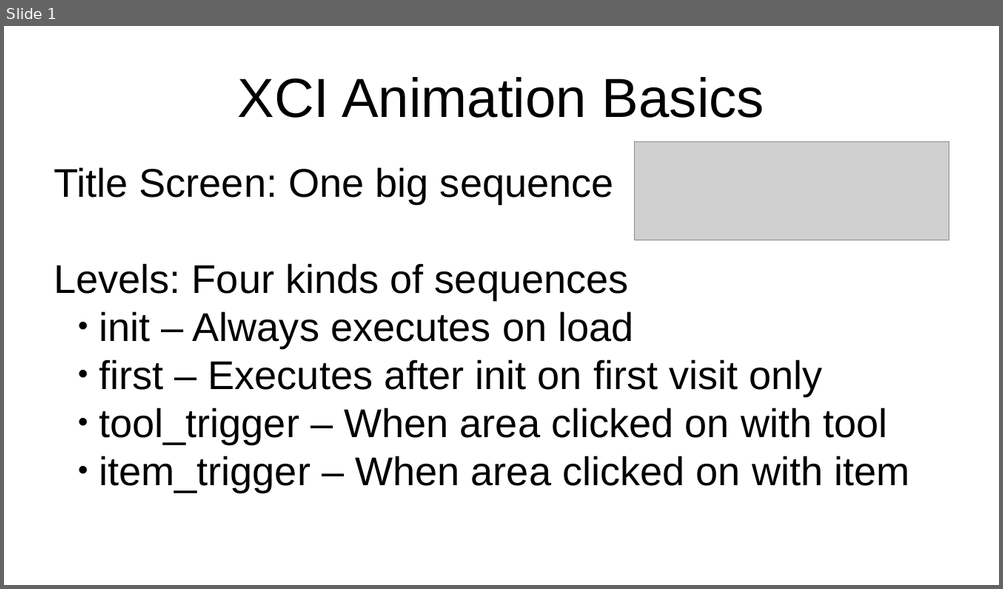
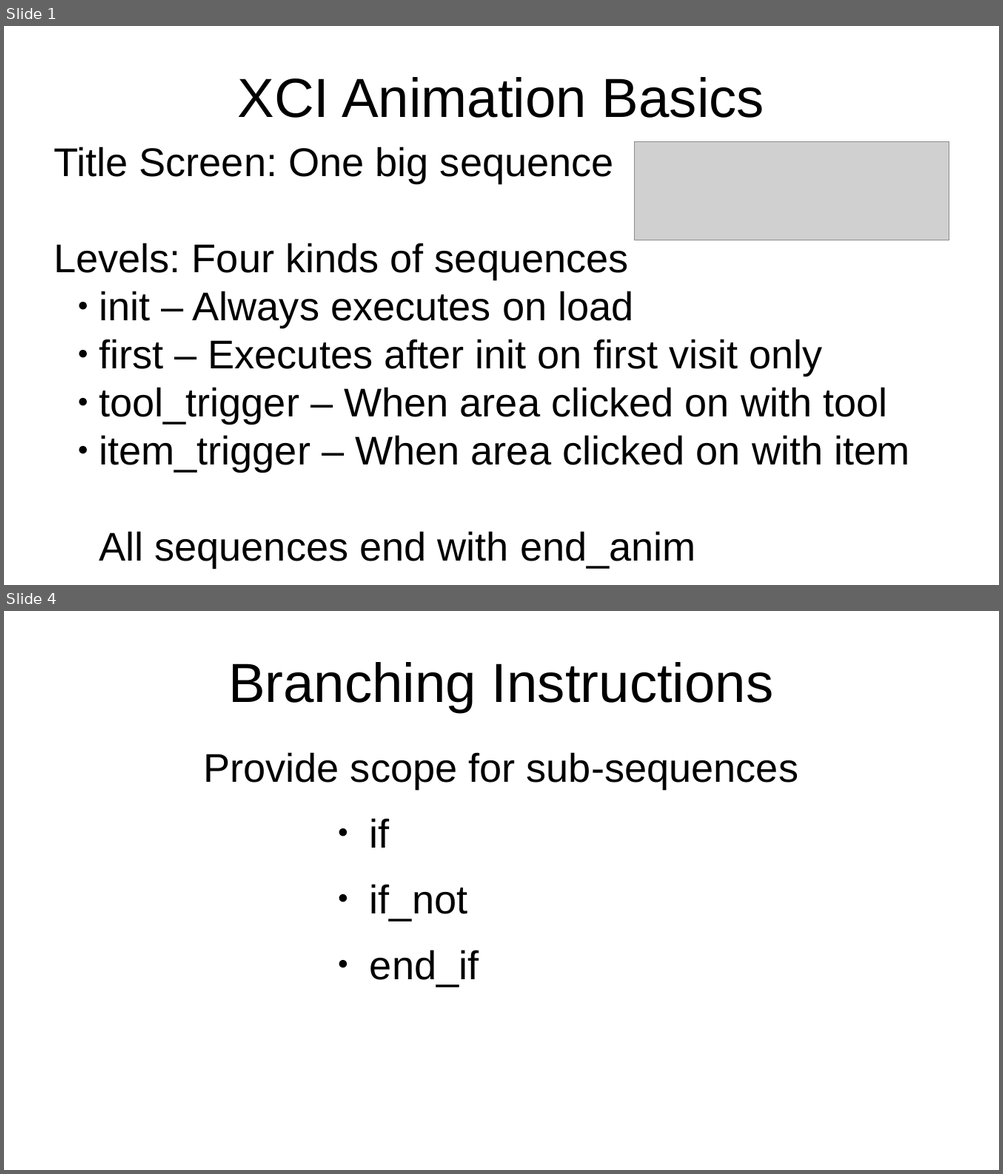
Before and after one commit to SlithyMatt/x16-xci, a slide deck: slides/XCI_animation_basics.odp. Shown one above the other, each under a label of ours: slide 1 before the commit, slides 1 and 4 after it; the slides between them are not shown. The pictures are 1003x589 and 1003x1174 pixels, drawn with LibreOffice and Linux fonts; fonts in the diff are those of the drawing; grey boxes stand for pictures. Boxes give left, top, right and bottom in pixels: in the first picture for what was removed or moved away, otherwise in the second. Text is boxed around its words. In the diff, an @@ line names an element or a change of style, - is before the commit and + after.

```diff
--- a/slides/XCI_animation_basics.odp
+++ b/slides/XCI_animation_basics.odp
@@ slide 4 added at bbox=[4, 611, 999, 1170], background #FFFFFF @@
@@ title added at bbox=[228, 662, 774, 712], 44 pt, text #000000 @@
+Branching Instructions
@@ text added at bbox=[203, 752, 798, 986], 32 pt, text #000000 @@
+Provide scope for sub-sequences
+● if
+● if_not
+● end_if
@@ slide 1 changed as well @@
@@ subtitle "Title Screen: One big sequence": place and size @@
-subtitle "Title Screen: One big sequence" at bbox=[54, 167, 909, 492]
+subtitle "Title Screen: One big sequence" at bbox=[54, 147, 909, 568]
@@ subtitle at bbox=[99, 531, 696, 568]: paragraph added @@
+All sequences end with end_anim
```
Also in this commit, not shown: 3 other slides added.
